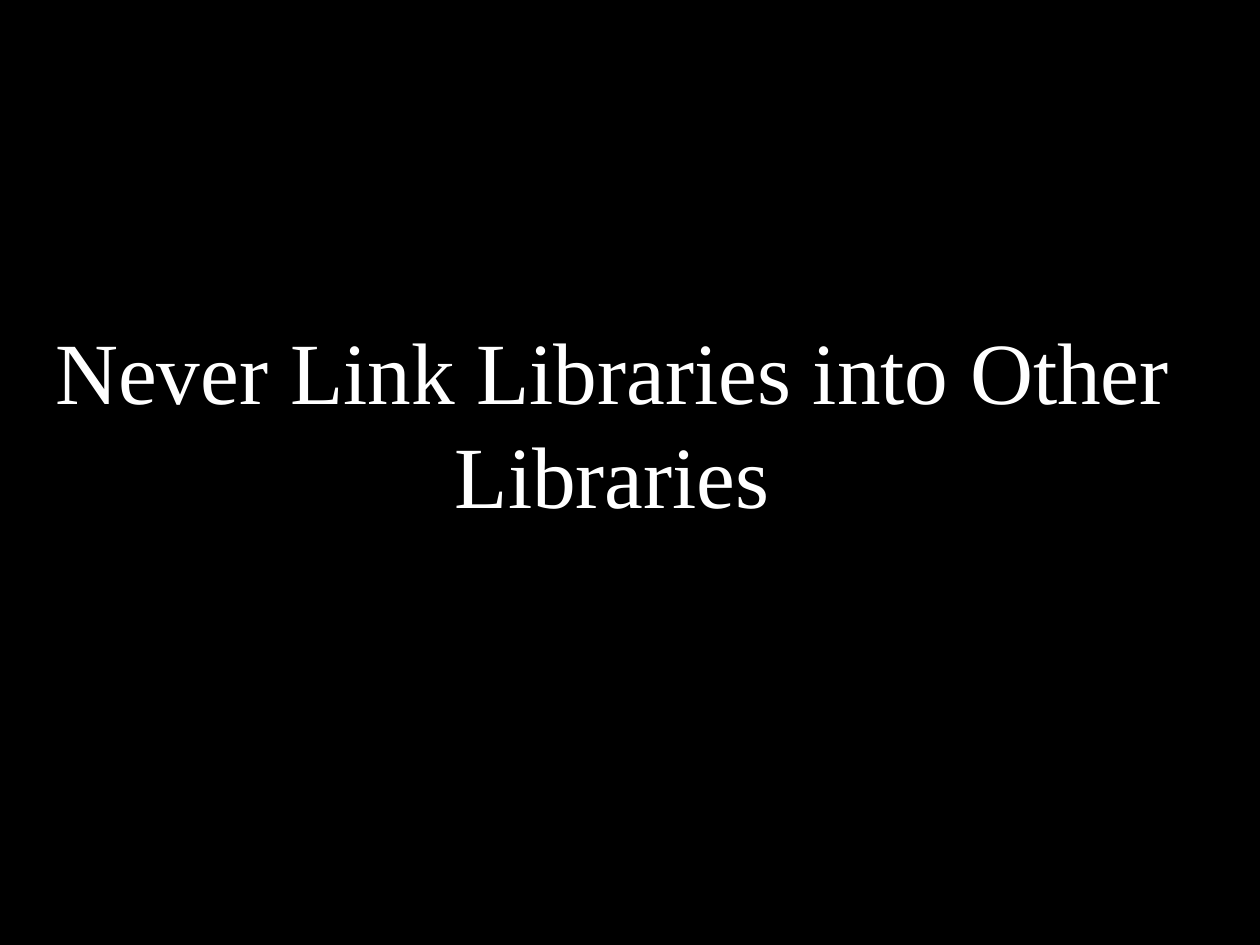
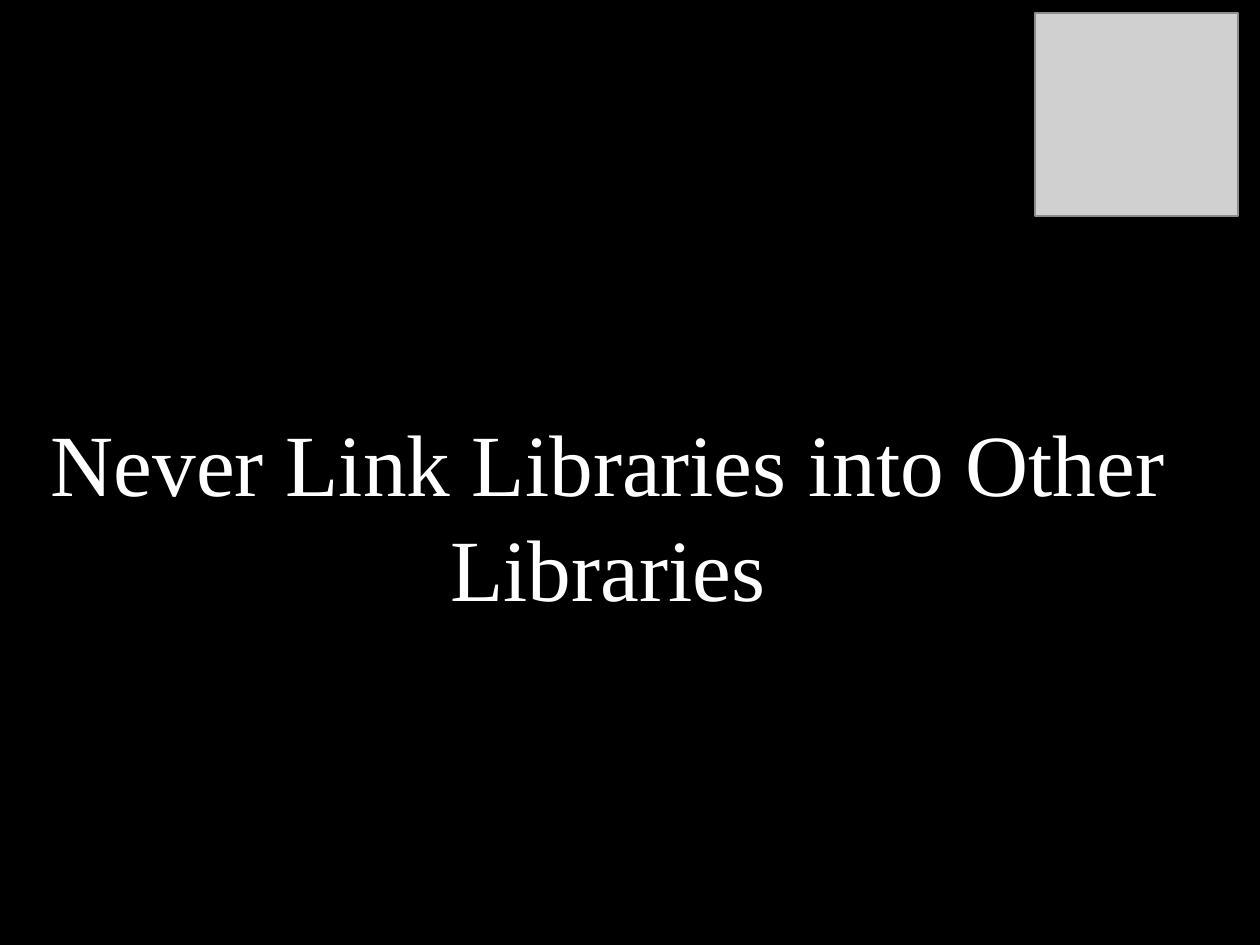
Before and after one commit to dodikk/StaticLib-Slides, a slide deck: slide 52 of Libraries-GoingNative.odp (slide 51 before the commit). Drawn at 1260x945 pixels with LibreOffice and Linux fonts; fonts in the diff are those of the drawing; grey boxes stand for pictures. Boxes give left, top, right and bottom in pixels: in the first picture for what was removed or moved away, otherwise in the second. Text is boxed around its words. In the diff, an @@ line names an element or a change of style, - is before the commit and + after.

```diff
--- a/Libraries-GoingNative.odp
+++ b/Libraries-GoingNative.odp
@@ picture added at [1036, 13, 1239, 216] @@
@@ title "Never Link Libraries into Other ...": place and size @@
-title "Never Link Libraries into Other ..." at [55, 343, 1169, 509]
+title "Never Link Libraries into Other ..." at [51, 435, 1165, 602]
```
Also in this commit, not shown: 8 other slides changed, 8 slides added, 6 slides removed, 1 other file.
